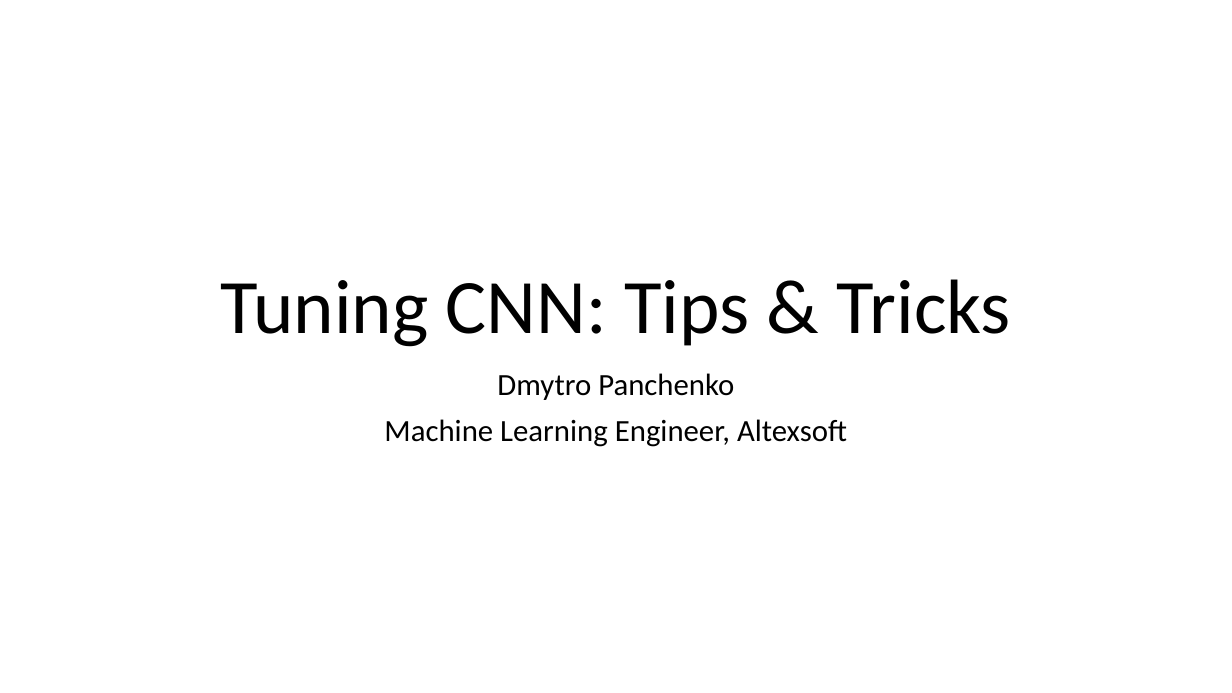
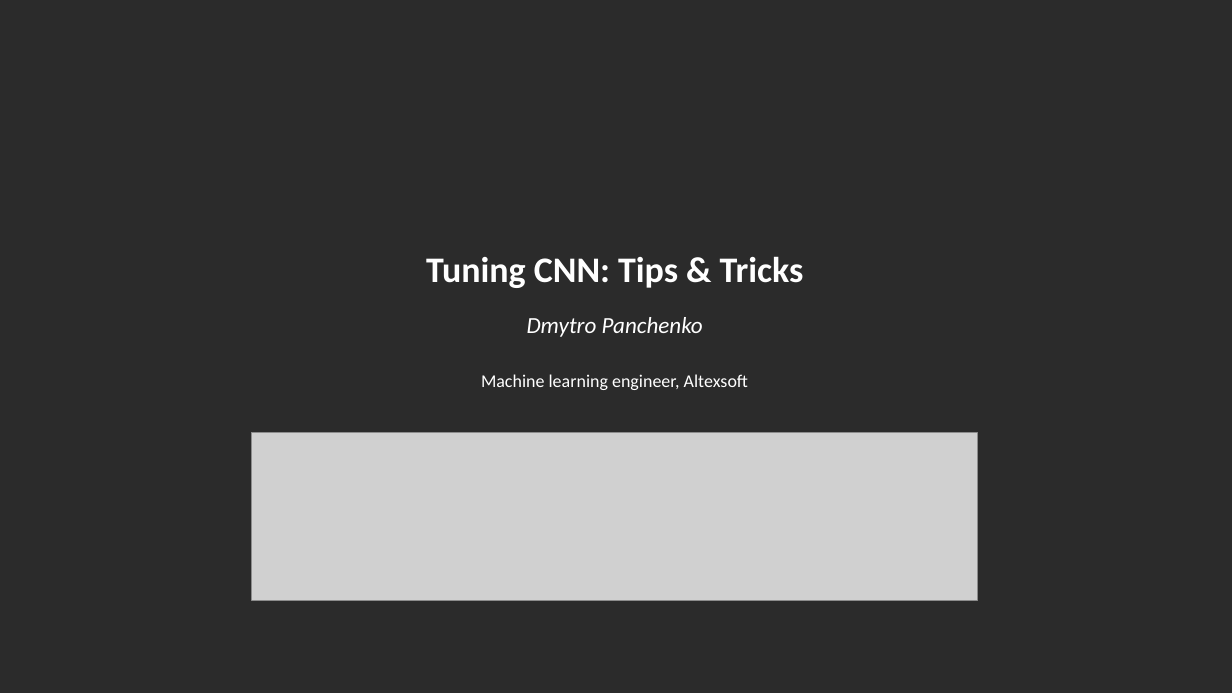
Before and after one commit to hokmund/cnn-tips-and-tricks, a slide deck: slide 1 of cnn-tips-and-tricks.pptx. Drawn at 1232x693 pixels with LibreOffice and Linux fonts; fonts in the diff are those of the drawing; grey boxes stand for pictures; background and template pictures are left out; a plain dark background stands for a picture behind light text. Boxes give left, top, right and bottom in pixels: in the first picture for what was removed or moved away, otherwise in the second. Text is boxed around its words. In the diff, an @@ line names an element or a change of style, - is before the commit and + after.

Commit message:
Updated slides

```diff
--- a/cnn-tips-and-tricks.pptx
+++ b/cnn-tips-and-tricks.pptx
@@ background #FFFFFF to picture (left out) @@
@@ text "Tuning CNN: Tips & Tricks": place and size @@
-text "Tuning CNN: Tips & Tricks" at box(221, 279, 1011, 347)
+text "Tuning CNN: Tips & Tricks" at box(426, 256, 804, 288)
@@ text "Tuning CNN: Tips & Tricks" at box(426, 256, 804, 288): size 60 to 28 pt, text colour #000000 to #FFFFFF, bold on; more space between paragraphs; vertical alignment bottom to top @@
@@ text added at box(527, 317, 703, 337), 18 pt, text #FFFFFF, italic @@
+Dmytro Panchenko
@@ text at box(481, 374, 748, 390): text changed; size 24 to 14 pt; text colour #000000 to #FFFFFF @@
-Dmytro Panchenko
-Machine Learning Engineer, Altexsoft
+Machine learning engineer, Altexsoft
@@ picture added at box(252, 433, 979, 600) @@
```
